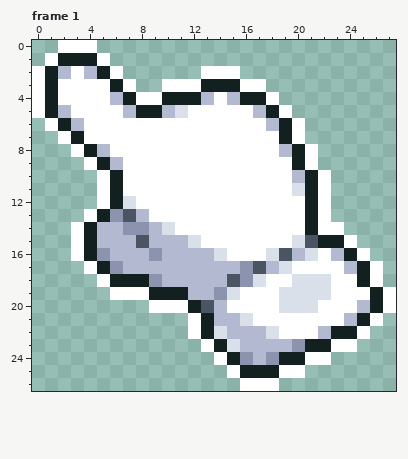
Pixel-art file, stored at Assets/Resources/Art/UI/cursor.aseprite. That is the earlier state.
28x27 pixels, 1 frame. Shown: frame 1. The commit also changed other frames, which this record leaves out.
The result:
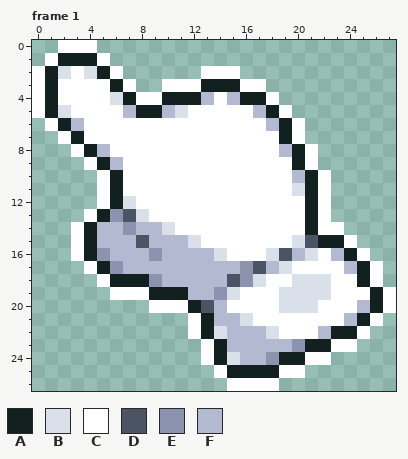
Palette (. is transparent): A #122020  B #dae0ea  C #ffffff  D #4a5462  E #8b93af  F #b3b9d1
Difference:
Changed rows in their new state; - is an unchanged pixel.
Frame 1:
first column x 2:
 2 B-B--
 4 ----B
 5 B----
first column x 8:
13 B
14 F
first column x 13:
23 --F-
24 CABF
25 -CA-
26 --C-
